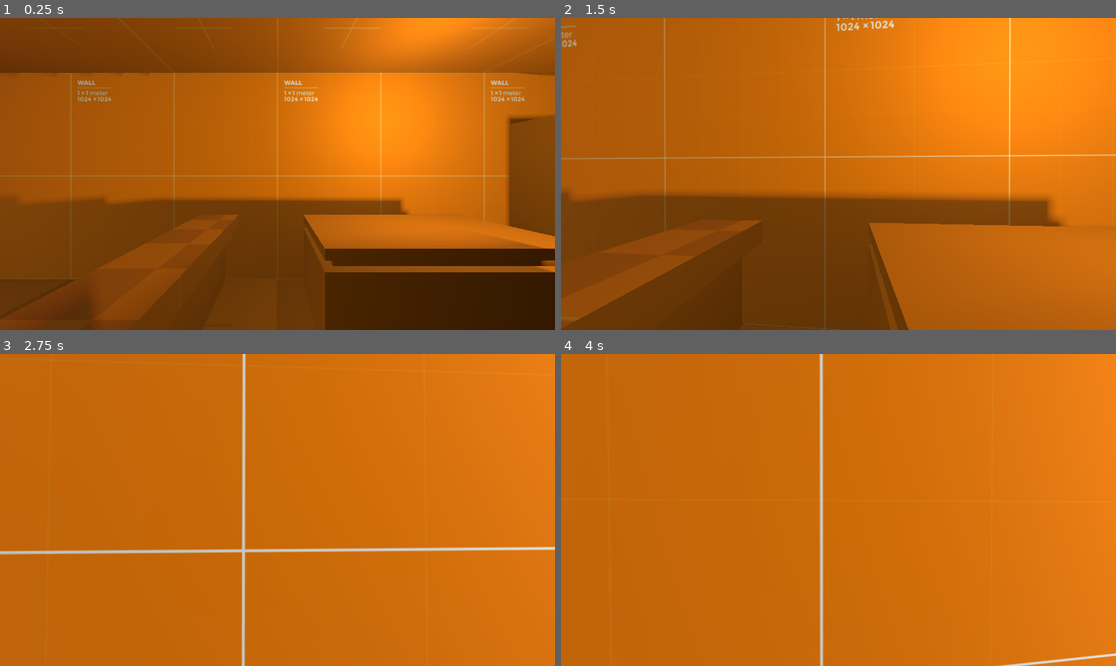
Above: before the commit, frames 1-4 (two rows, left to right).
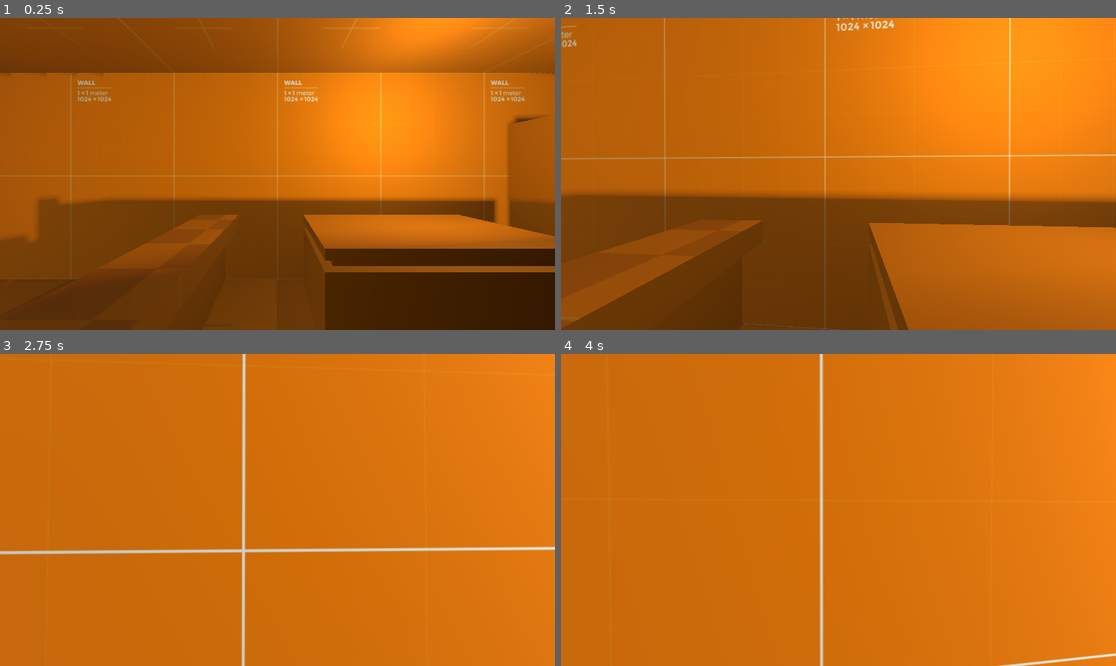
Above: after the commit, the same moments.

Repository: poetahto/camping-prototype
Game: Godot game, scene res://general_store.tscn
The game is run twice, just before and just after one commit, with the same random seed, the same clock (stepped at 60 frames per second) and the same inputs.
Inputs (mouse positions are in pixels of both pictures, inside the frame that each line leads up to):
- Up to frame 1 (0.25 s): no input
- Up to frame 2 (1.5 s): tap Enter at 0.5 s; move the mouse to (866, 174) at 0.52 s; hold Ctrl (pm_duck) 0.53-1.28 s; hold W (pm_moveforward) from 0.53 s (still down); click (866, 174) at 0.67 s; tap Space (pm_jump) at 0.77 s; move the mouse to (810, 174) at 1.27 s; tap Ctrl (pm_duck) at 1.35 s
- Up to frame 3 (2.75 s): keep holding W (pm_moveforward); tap Space (pm_jump) at 1.52 s; move the mouse to (288, 503) at 2.02 s; hold Ctrl (pm_duck) from 2.03 s (still down)
- Up to frame 4 (4 s): keep holding W (pm_moveforward); tap Space (pm_jump) at 2.75, 3.02, 3.77 s; move the mouse to (832, 516) at 2.77 s; release Ctrl (pm_duck) at 2.78 s; tap Ctrl (pm_duck) at 2.85 s; click (832, 516) at 2.92 s; move the mouse to (877, 513) at 3.52 s; hold Ctrl (pm_duck) from 3.53 s (still down)

The runs differ from the first frame. In frame 1, 6.4% of the frame differs, in the area x 0-100%, y 17-100%; in frame 2, 1.2%; in frame 3, less than 0.1%; in frame 4, less than 0.1%.

Commit message:
move light

Diff:
--- a/general_store.tscn
+++ b/general_store.tscn
@@ -32,7 +32,7 @@
 omni_range = 13.0471
 
 [node name="OmniLight3D2" type="OmniLight3D" parent="."]
-transform = Transform3D(1, 0, 0, 0, 1, 0, 0, 0, 1, 4.29697, 0.214525, 1.27418)
+transform = Transform3D(1, 0, 0, 0, 1, 0, 0, 0, 1, 3.49376, 0.214525, 1.27418)
 shadow_enabled = true
 shadow_bias = 0.01
 omni_range = 13.0471
